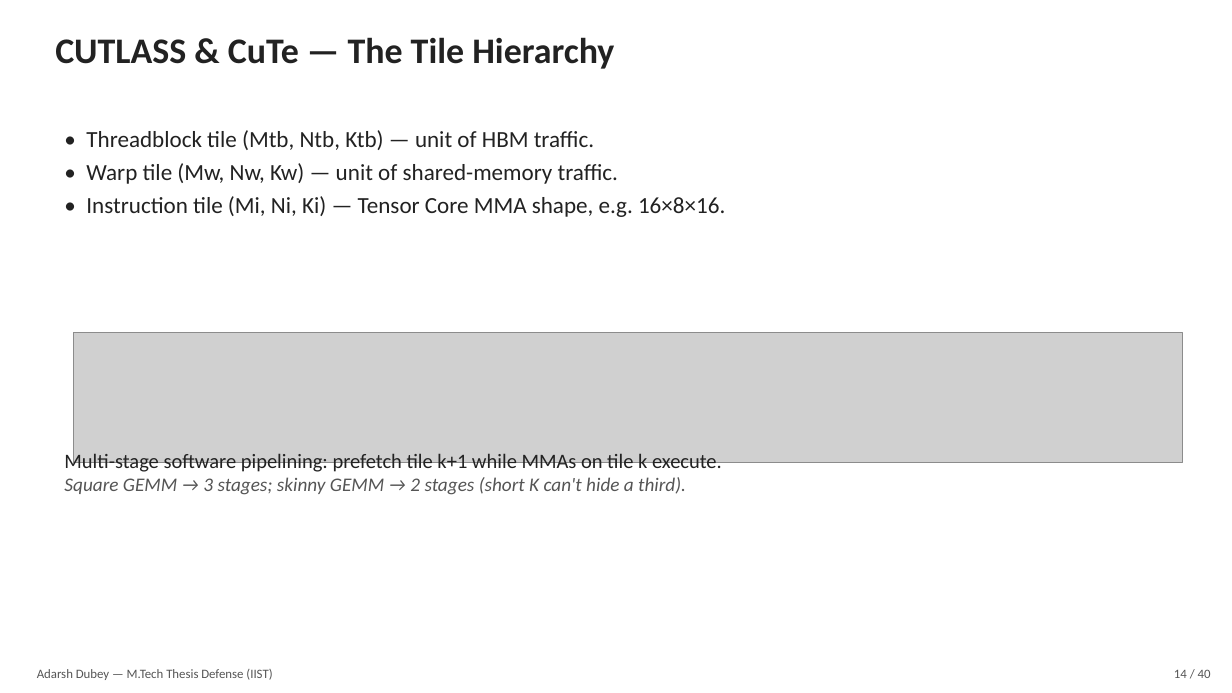
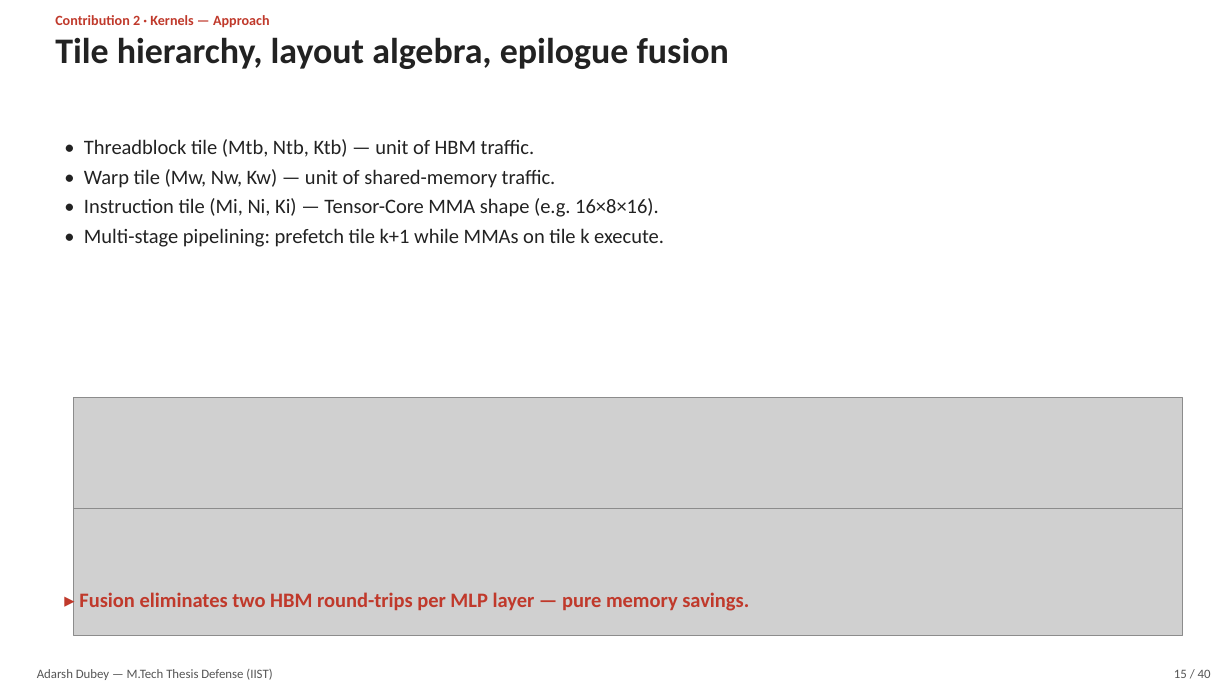
Before and after one commit to adubey-ai/mtech-thesis, a slide deck: slide 15 of thesis_defense.pptx (slide 14 before the commit). Drawn at 1232x693 pixels with LibreOffice and Linux fonts; fonts in the diff are those of the drawing; grey boxes stand for pictures. Boxes give left, top, right and bottom in pixels: in the first picture for what was removed or moved away, otherwise in the second. Text is boxed around its words. In the diff, an @@ line names an element or a change of style, - is before the commit and + after.

```diff
--- a/thesis_defense.pptx
+++ b/thesis_defense.pptx
@@ text added at bbox=[55, 15, 270, 28], 11 pt, text #C0392B, bold @@
+Contribution 2 · Kernels — Approach
@@ text at bbox=[55, 37, 729, 69]: text changed @@
-CUTLASS & CuTe — The Tile Hierarchy
+Tile hierarchy, layout algebra, epilogue fusion
@@ text "• Threadblock tile (Mtb, Ntb, ...": place and size @@
-text "• Threadblock tile (Mtb, Ntb, ..." at bbox=[86, 130, 725, 217]
+text "• Threadblock tile (Mtb, Ntb, ..." at bbox=[84, 139, 664, 247]
@@ text at bbox=[84, 139, 556, 188]: size 18 to 16 pt in "• Threadblock tile (Mtb, Ntb, Ktb) — ...", "• Warp tile (Mw, Nw, Kw) — ..." @@
@@ text at bbox=[84, 198, 664, 247]: text changed; size 18 to 16 pt @@
-• Instruction tile (Mi, Ni, Ki) — Tensor Core MMA shape, e.g. 16×8×16.
+• Instruction tile (Mi, Ni, Ki) — Tensor-Core MMA shape (e.g. 16×8×16).
+• Multi-stage pipelining: prefetch tile k+1 while MMAs on tile k execute.
@@ picture removed at bbox=[74, 333, 1183, 463] @@
@@ picture added at bbox=[74, 397, 1183, 541] @@
@@ text removed at bbox=[64, 451, 722, 495] @@
-Multi-stage software pipelining: prefetch tile k+1 while MMAs on tile k execute.
-Square GEMM → 3 stages; skinny GEMM → 2 stages (short K can't hide a third).
@@ picture added at bbox=[74, 508, 1183, 636] @@
@@ text added at bbox=[79, 592, 749, 611], 16 pt, text #C0392B, bold @@
+▸ Fusion eliminates two HBM round-trips per MLP layer — pure memory savings.
@@ text at bbox=[1174, 669, 1211, 678]: text changed @@
-14 / 40
+15 / 40
```
Also in this commit, not shown: 30 other slides changed, 9 slides added, 9 slides removed, 1 other file.
